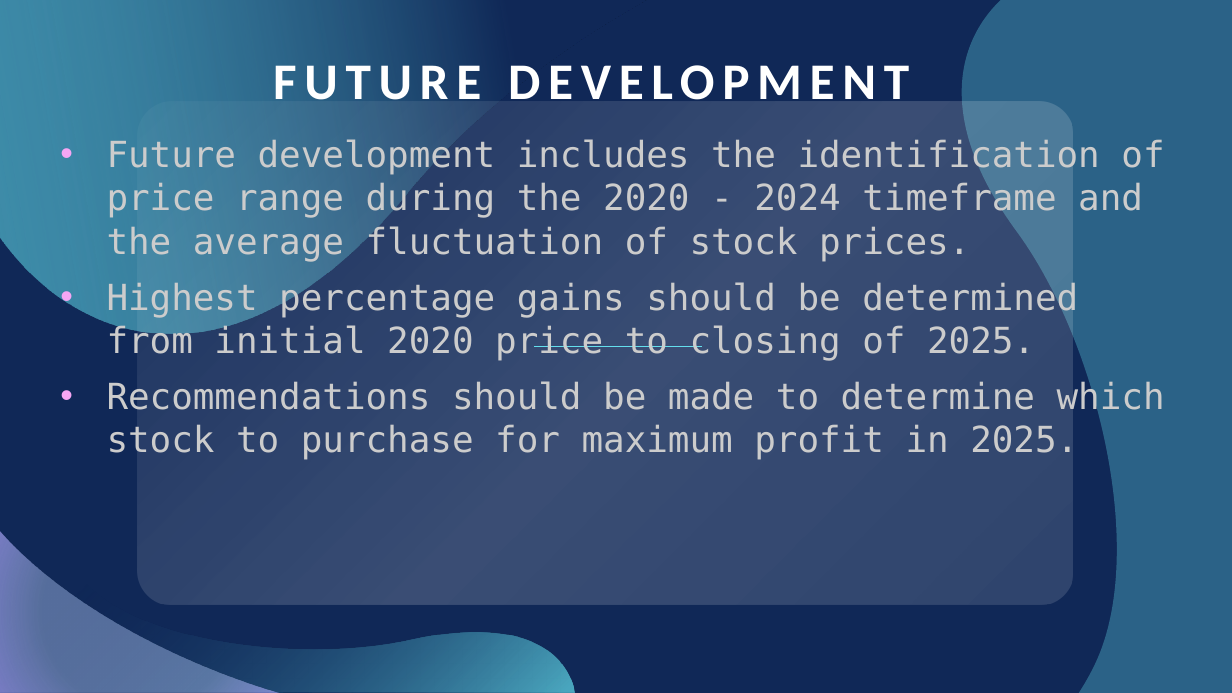
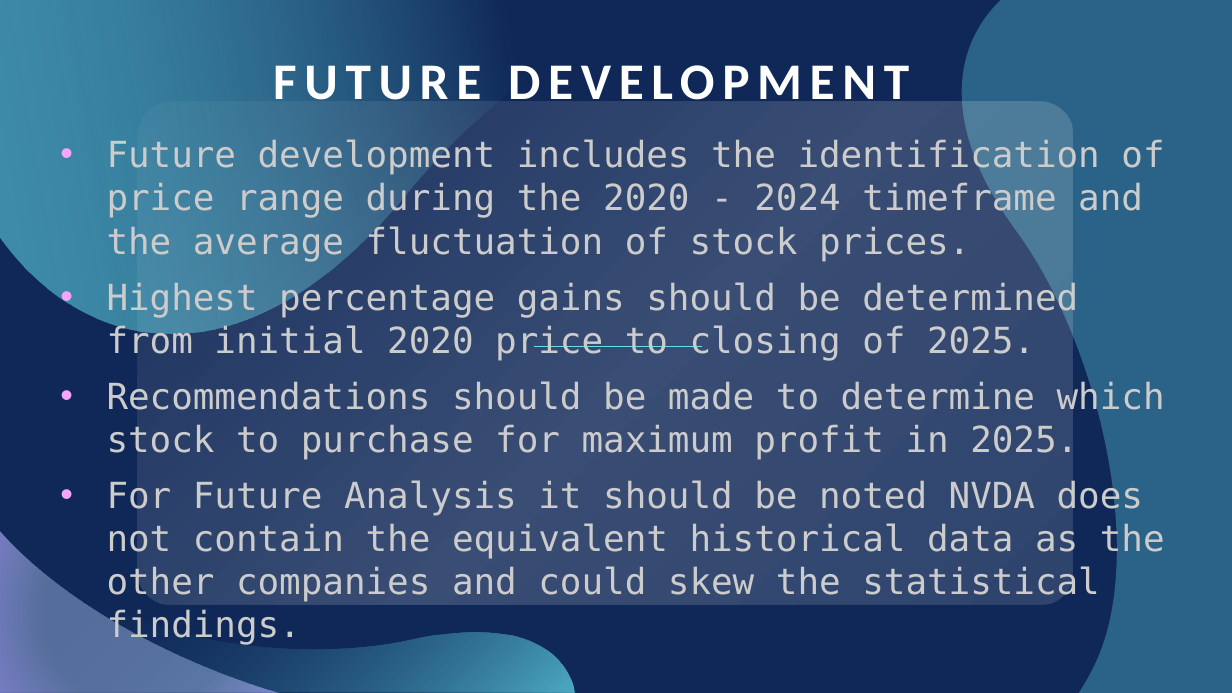
Before and after one commit to skiluvia/project1-varos-kiluvia-conley-melton, a slide deck: slide 23 of Project_1_Presentation.pptx (slide 14 before the commit). Drawn at 1232x693 pixels with LibreOffice and Linux fonts; fonts in the diff are those of the drawing. Boxes give left, top, right and bottom in pixels: in the first picture for what was removed or moved away, otherwise in the second. Text is boxed around its words. In the diff, an @@ line names an element or a change of style, - is before the commit and + after.

Commit message:
Update Presentation File to reflect future implications

```diff
--- a/Project_1_Presentation.pptx
+++ b/Project_1_Presentation.pptx
@@ subtitle at <box>107,479,1165,645</box>: paragraph added @@
+• For Future Analysis it should be noted NVDA does not contain the equivalent historical data as the other companies and could skew the statistical findings.
```
Also in this commit, not shown: 4 other slides changed, 9 slides added.
